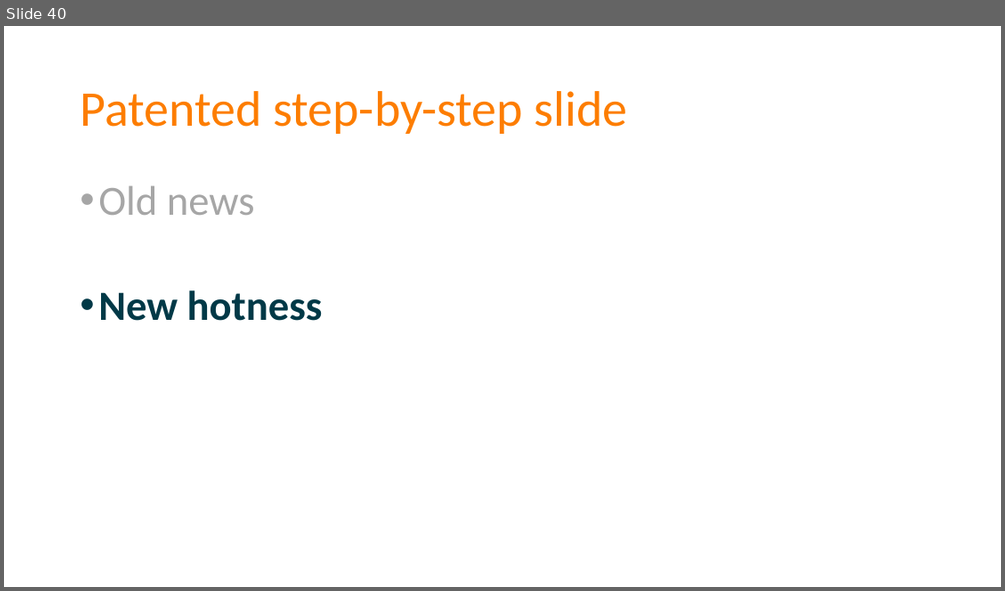
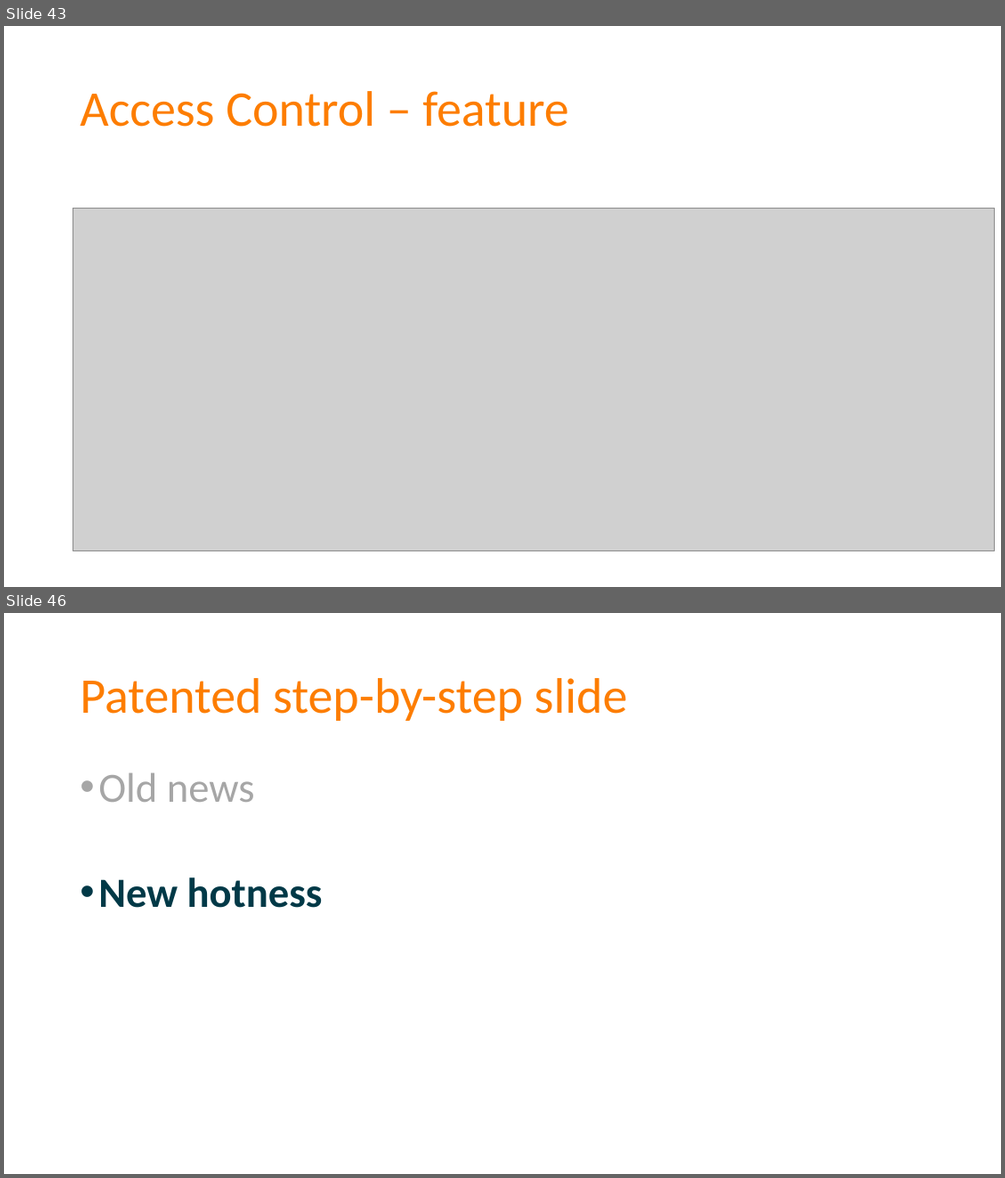
Before and after one commit to spetryjohnson/Talk---Dont-Write-Secure-Code-Design-Secure-Systems, a slide deck: Secure Systems - CodeMash 2017.pptx. Shown one above the other, each under a label of ours: slide 40 before the commit, slides 43 and 46 after it; the slides between them are not shown. The pictures are 1005x591 and 1005x1178 pixels, drawn with LibreOffice and Linux fonts; fonts in the diff are those of the drawing; grey boxes stand for pictures. Boxes give left, top, right and bottom in pixels: in the first picture for what was removed or moved away, otherwise in the second. Text is boxed around its words. In the diff, an @@ line names an element or a change of style, - is before the commit and + after.

Commit message:
Started Access Control narrative and PPT

```diff
--- a/Secure Systems - CodeMash 2017.pptx
+++ b/Secure Systems - CodeMash 2017.pptx
@@ slide 43 added at [4, 26, 1001, 587], background #FFFFFF @@
@@ title added at [80, 91, 568, 127], 48 pt, text #FD7D00 @@
+Access Control – feature
@@ picture added at [73, 208, 995, 551] @@
@@ what was slide 40 is now slide 46 @@
```
Also in this commit, not shown: 3 slides changed, 3 other slides added, 1 other file.
